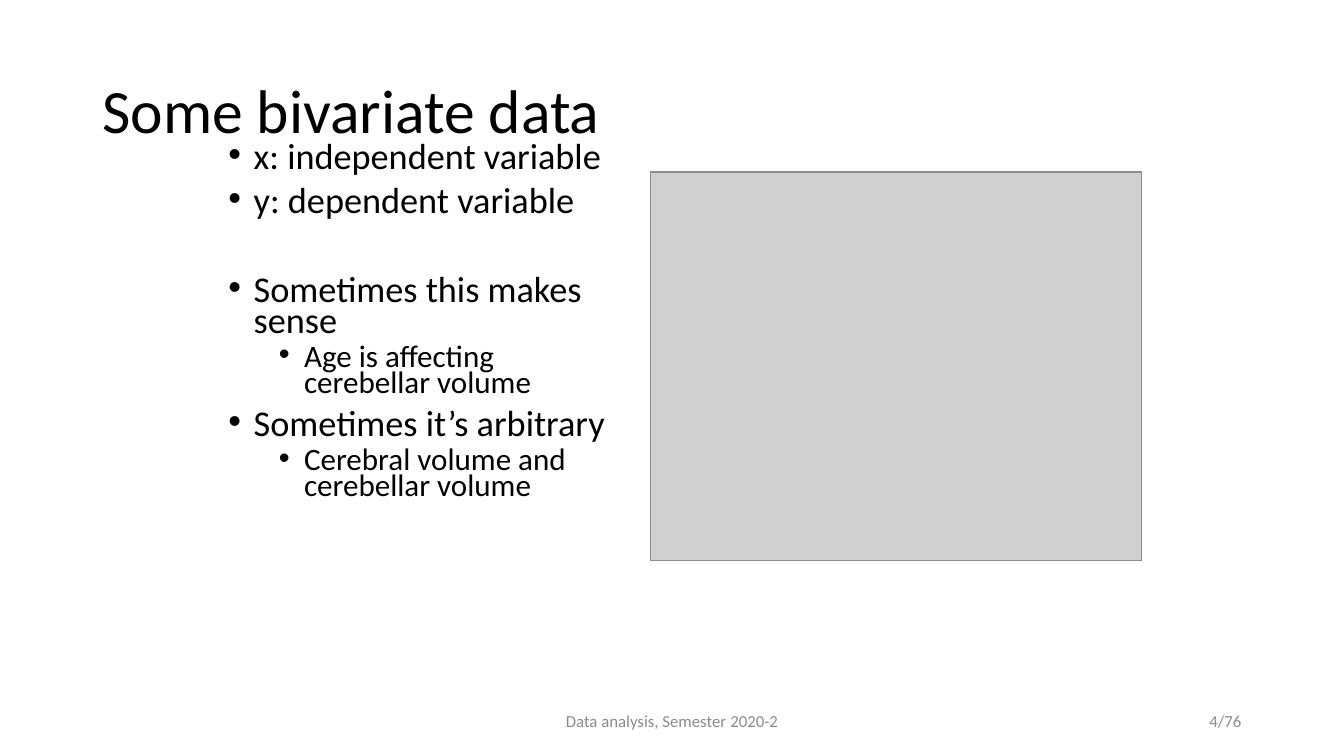
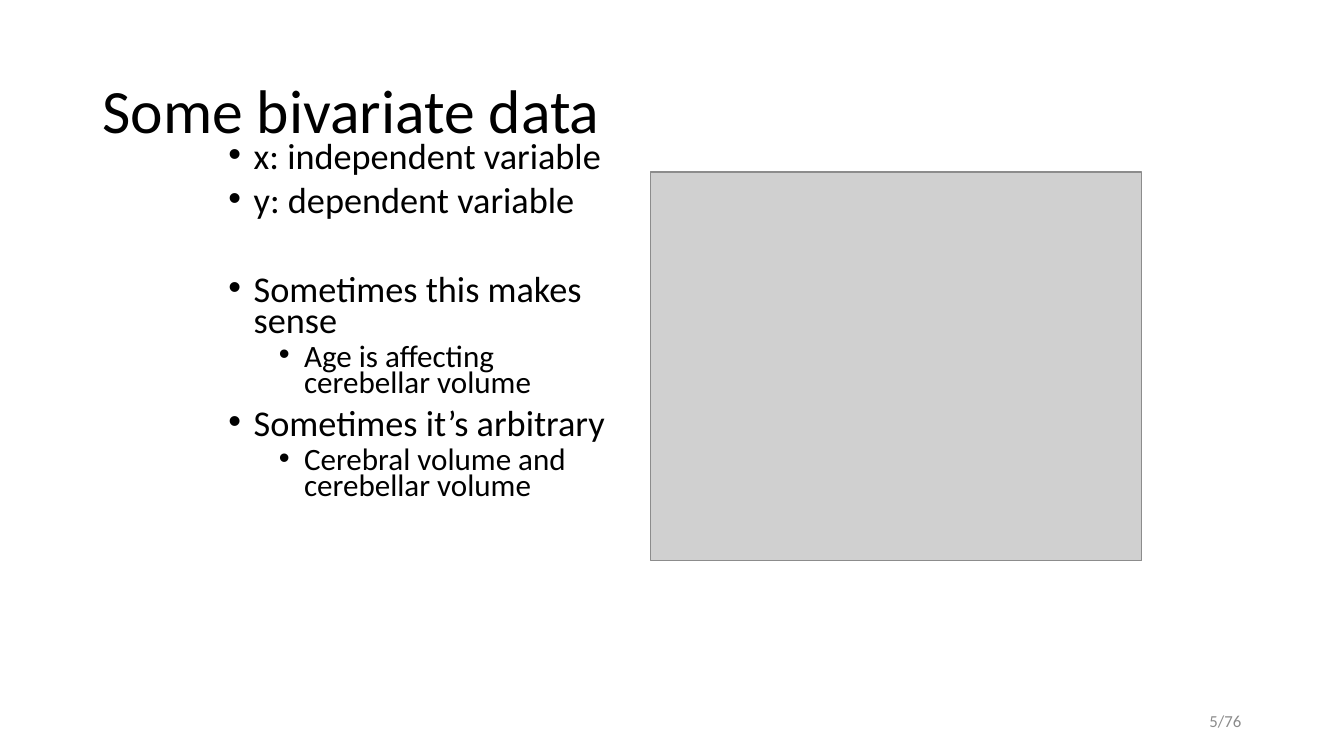
Before and after one commit to opherdonchin/StatisticalComputationAndAnalysis, a slide deck: slide 5 of Lectures/Lecture 6 Linear models.pptx (slide 4 before the commit). Drawn at 1344x756 pixels with LibreOffice and Linux fonts; fonts in the diff are those of the drawing; grey boxes stand for pictures. Boxes give left, top, right and bottom in pixels: in the first picture for what was removed or moved away, otherwise in the second. Text is boxed around its words. In the diff, an @@ line names an element or a change of style, - is before the commit and + after.

```diff
--- a/Lectures/Lecture 6 Linear models.pptx
+++ b/Lectures/Lecture 6 Linear models.pptx
@@ text removed at (566,715,778,730) @@
-Data analysis, Semester 2020-2
@@ page number at (1209,715,1241,728): text changed @@
-4/76
+5/76
```
Also in this commit, not shown: 38 other slides changed, 21 slides added, 3 slides removed, 3 other files.
